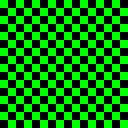
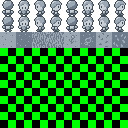
Layer changes from the first 128 x 128 image to the second:
painted on "Background" over [0, 0, 128, 48]
